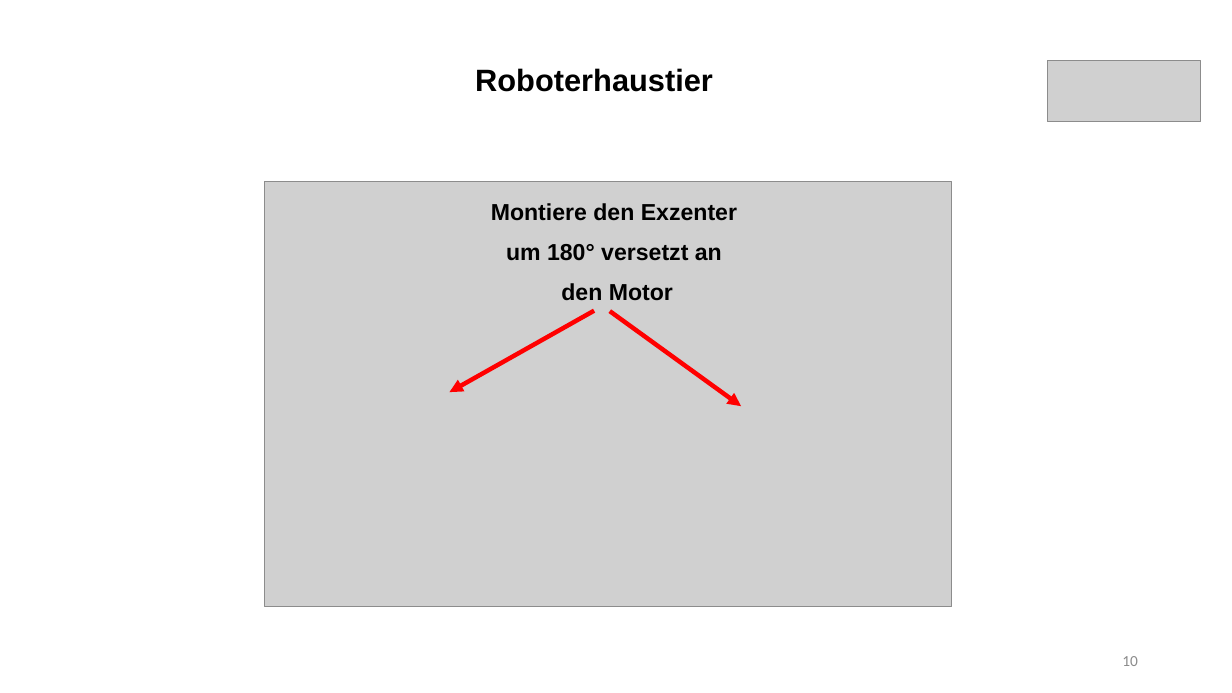
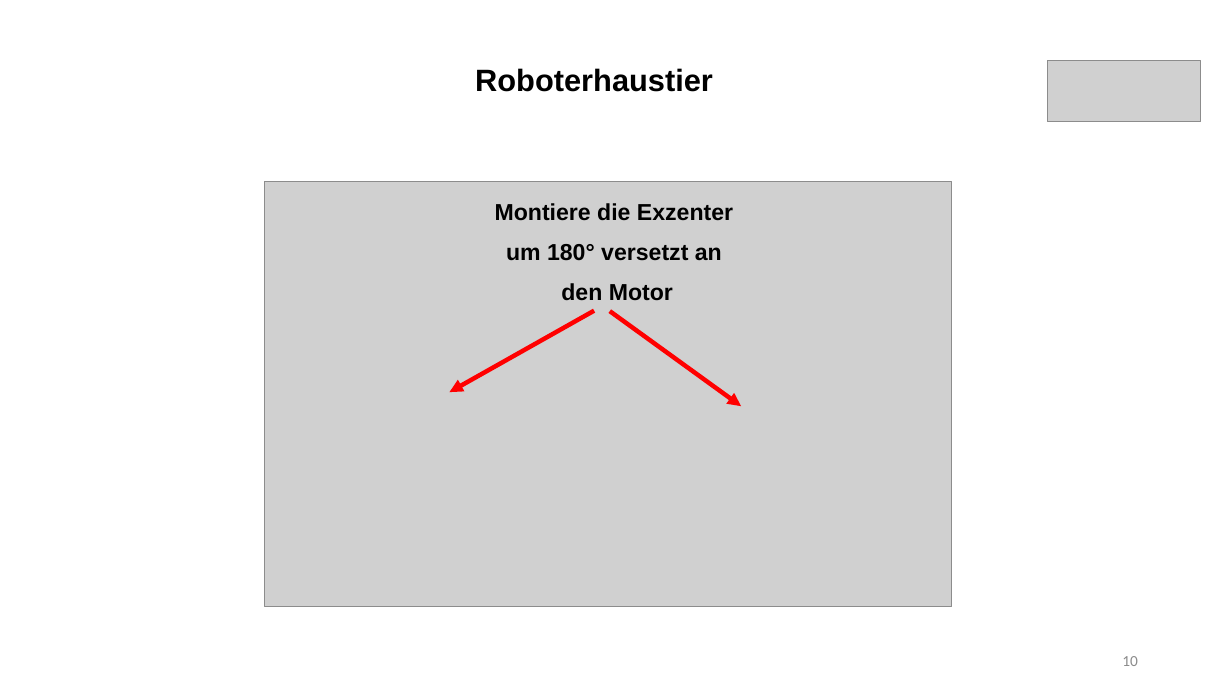
Before and after one commit to frankyhub/Egone, a slide deck: slide 10 of pdf/Roboterhaustier.pptx. Drawn at 1232x693 pixels with LibreOffice and Linux fonts; fonts in the diff are those of the drawing; grey boxes stand for pictures. Boxes give left, top, right and bottom in pixels: in the first picture for what was removed or moved away, otherwise in the second. Text is boxed around its words. In the diff, an @@ line names an element or a change of style, - is before the commit and + after.

```diff
--- a/pdf/Roboterhaustier.pptx
+++ b/pdf/Roboterhaustier.pptx
@@ text at (x1=495, y1=203, x2=733, y2=221): text changed @@
-Montiere den Exzenter
+Montiere die Exzenter
```
Also in this commit, not shown: 9 other slides changed, 1 other file.
